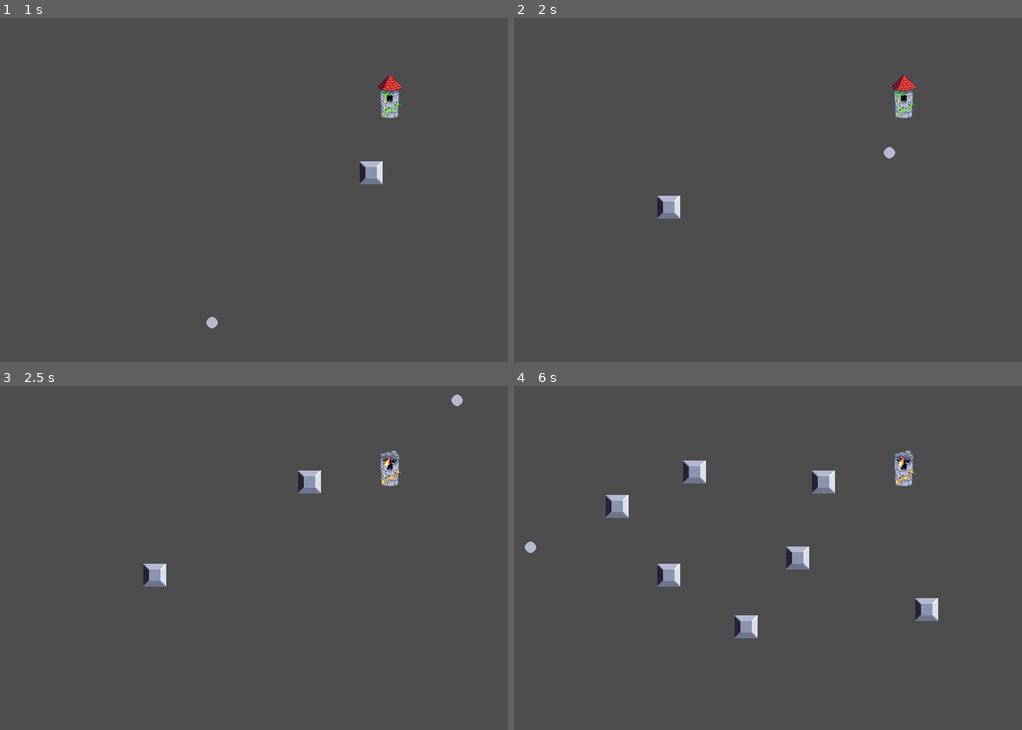
Above: before the commit, frames 1-4 (two rows, left to right).
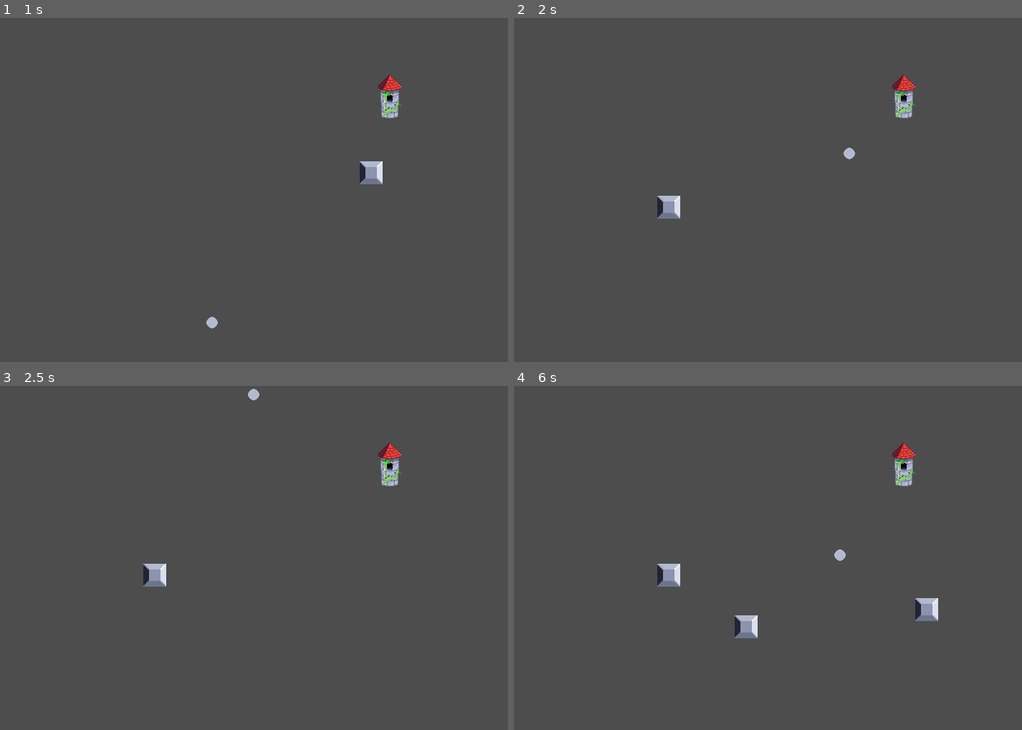
Above: after the commit, the same moments.

Repository: ShrimpCatDev/blockly
Game: Godot game, scene res://scenes/main.tscn
Same seed, same stepped clock (60 frames per second), same inputs: the game is played once before the commit and once after it.
Inputs (mouse positions are in pixels of both pictures, inside the frame that each line leads up to):
- Up to frame 1 (1 s): tap Enter at 0.5 s; move the mouse to (370, 172) at 0.52 s; hold Right from 0.53 s (still down); tap Alt at 0.6 s; click (370, 172) at 0.67 s
- Up to frame 2 (2 s): move the mouse to (666, 207) at 1.27 s; release Right at 1.28 s; hold Down from 1.28 s (still down); tap Shift at 1.35 s; click (666, 207) at 1.42 s
- Up to frame 3 (2.5 s): move the mouse to (309, 482) at 2.02 s; release Down at 2.03 s; hold Right from 2.03 s (still down); tap Alt at 2.1 s; click (309, 482) at 2.17 s
- Up to frame 4 (6 s): move the mouse to (747, 626) at 2.77 s; release Right at 2.78 s; hold Up 2.78-3.53 s; tap Shift at 2.85, 4.35, 5.85 s; click (747, 626) at 2.92 s; move the mouse to (925, 609) at 3.52 s; hold Left 3.53-5.03 s; tap Alt at 3.6, 5.1 s; click (925, 609) at 3.67 s; move the mouse to (615, 506) at 4.27 s; click (615, 506) at 4.42 s; move the mouse to (798, 558) at 5.02 s; hold Down 5.03-5.78 s; click (798, 558) at 5.17 s; move the mouse to (696, 472) at 5.77 s; hold Right from 5.78 s (still down); click (696, 472) at 5.92 s

Frame 1 is identical in both runs. In frame 2, 0.1% of the frame differs, in the area x 64-76%, y 37-42%; in frame 3, 0.6%; in frame 4, 1.5%, in the area x 2-79%, y 16-54%.

Commit message:
Block Max

Diff:
--- a/scenes/ball.tscn
+++ b/scenes/ball.tscn
@@ -8,7 +8,7 @@
 bounce = 1.0
 
 [sub_resource type="CircleShape2D" id="CircleShape2D_syqwv"]
-radius = 8.0
+radius = 7.0
 
 [node name="Ball" type="Node2D" unique_id=176090509]
 
--- a/scenes/brick_static.gd
+++ b/scenes/brick_static.gd
@@ -2,4 +2,5 @@
 
 func _on_area_2d_body_entered(body: Node2D) -> void:
 	if body.is_in_group("Ball"):
+		await(get_tree().create_timer(0.05).timeout)
 		queue_free()
--- a/scenes/bricks.tscn
+++ b/scenes/bricks.tscn
@@ -6,10 +6,10 @@
 [sub_resource type="PhysicsMaterial" id="PhysicsMaterial_gysv1"]
 
 [sub_resource type="RectangleShape2D" id="RectangleShape2D_gysv1"]
-size = Vector2(8.5, 8.5)
+size = Vector2(9, 9)
 
 [sub_resource type="RectangleShape2D" id="RectangleShape2D_syqwv"]
-size = Vector2(16, 16)
+size = Vector2(17, 17)
 
 [node name="Bricks" type="Node2D" unique_id=1447255121]
 
--- a/scenes/main.gd
+++ b/scenes/main.gd
@@ -1,10 +1,21 @@
 extends Node2D
 
 @export var brick_scene: PackedScene
+@export var max_bricks: int = 3
 
-func _input(event):
-	if event is InputEventMouseButton and event.pressed == true:
-		var brick = brick_scene.instantiate()
+
+const bricks_scene = preload("res://scenes/bricks.tscn")
+func _addbrick(event1):
+	var brick = brick_scene.instantiate()
+	if _checkbricks() == false:
 		add_child(brick)
-		brick.position.x = event.position.x
-		brick.position.y = event.position.y
+		brick.position.x = event1.position.x
+		brick.position.y = event1.position.y
+
+func _input(event2):
+	if event2 is InputEventMouseButton and event2.pressed == true:
+		_addbrick(event2)
+
+func _checkbricks():
+	print(get_tree().get_nodes_in_group("Brick").size())
+	return get_tree().get_nodes_in_group("Brick").size() >= max_bricks
